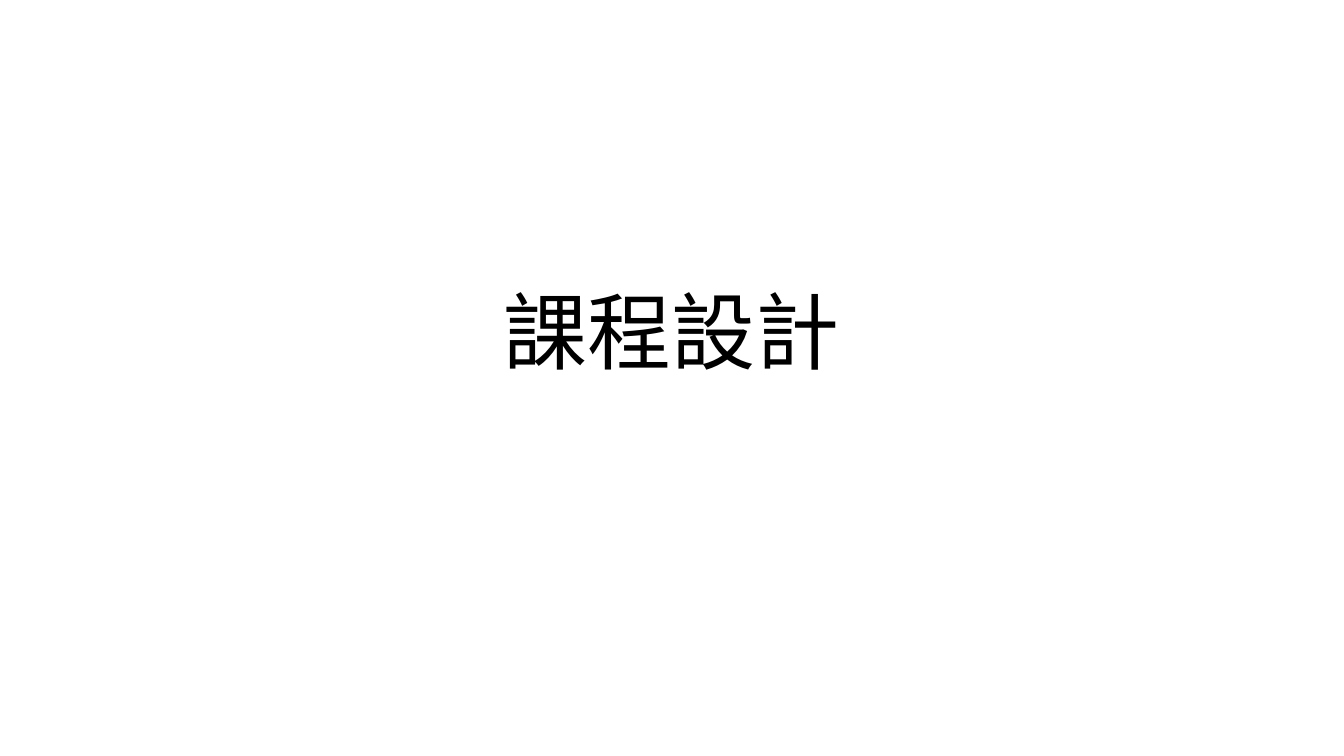
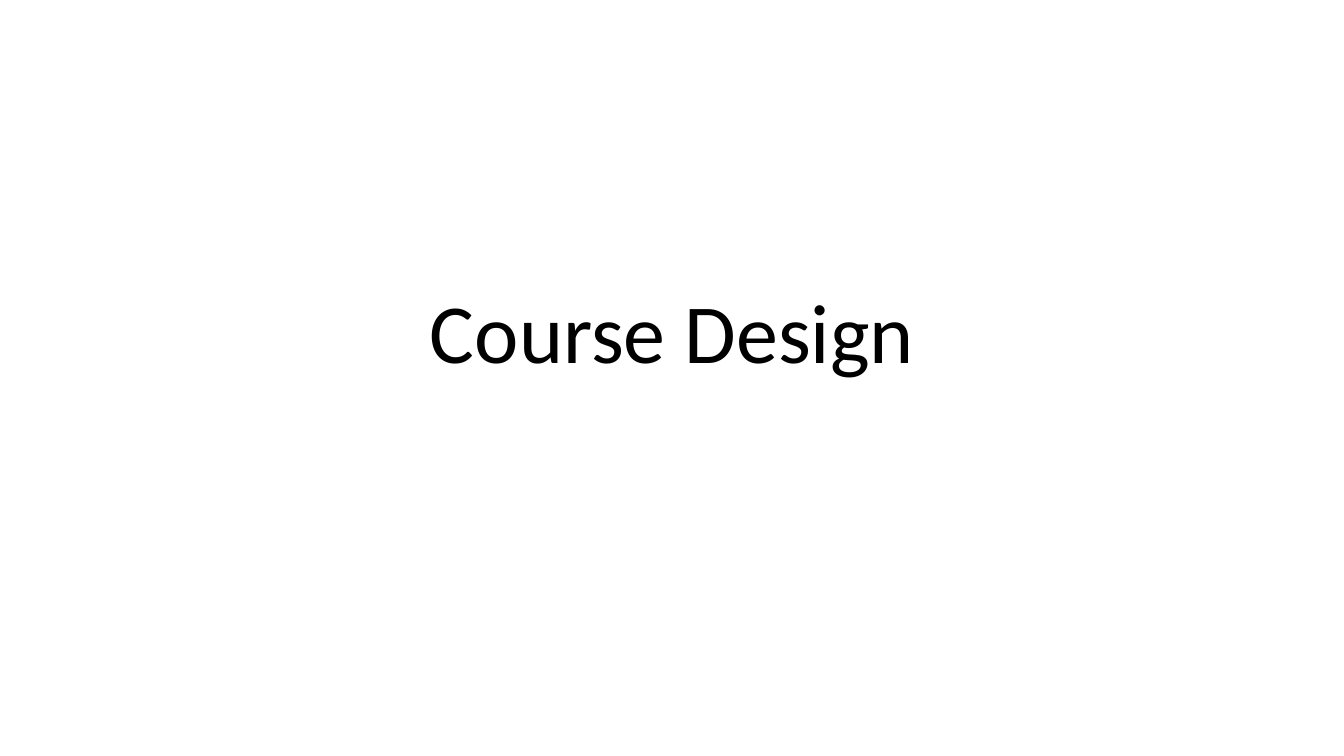
Before and after one commit to Yangbenson/Slide-assistant, a slide deck: slide 1 of PP_samples/sample.pptx. Drawn at 1344x756 pixels with LibreOffice and Linux fonts; fonts in the diff are those of the drawing. Boxes give left, top, right and bottom in pixels: in the first picture for what was removed or moved away, otherwise in the second. Text is boxed around its words. In the diff, an @@ line names an element or a change of style, - is before the commit and + after.

```diff
--- a/PP_samples/sample.pptx
+++ b/PP_samples/sample.pptx
@@ title at <box>430,305,914,378</box>: text changed @@
-課程設計
+Course Design
```
Also in this commit, not shown: 6 other slides changed, 5 slides added, 5 slides removed, 9 other files.
